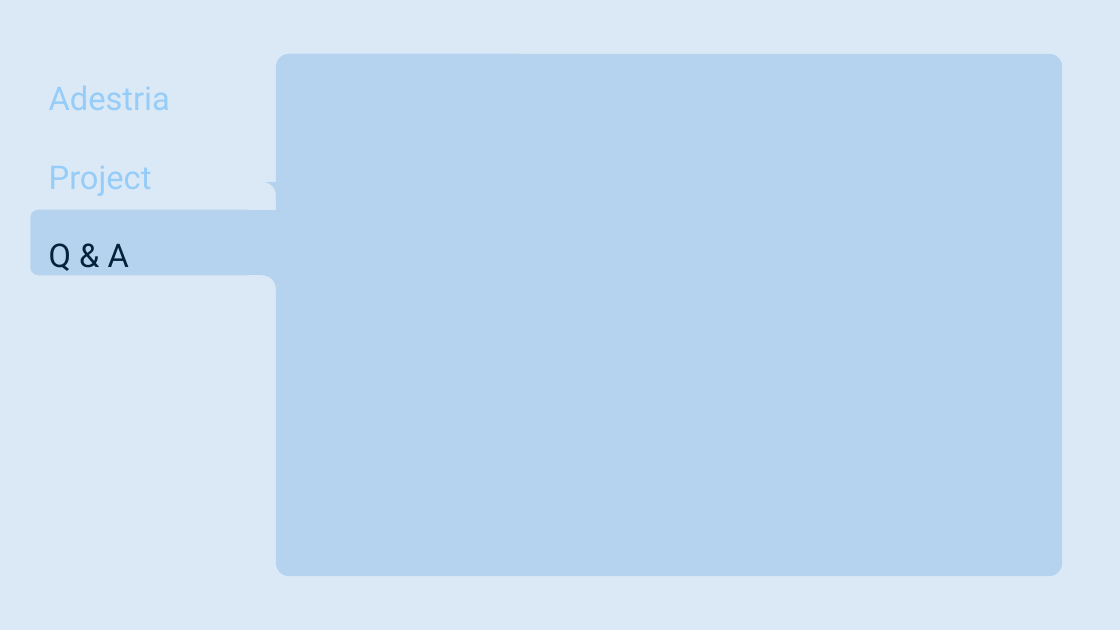
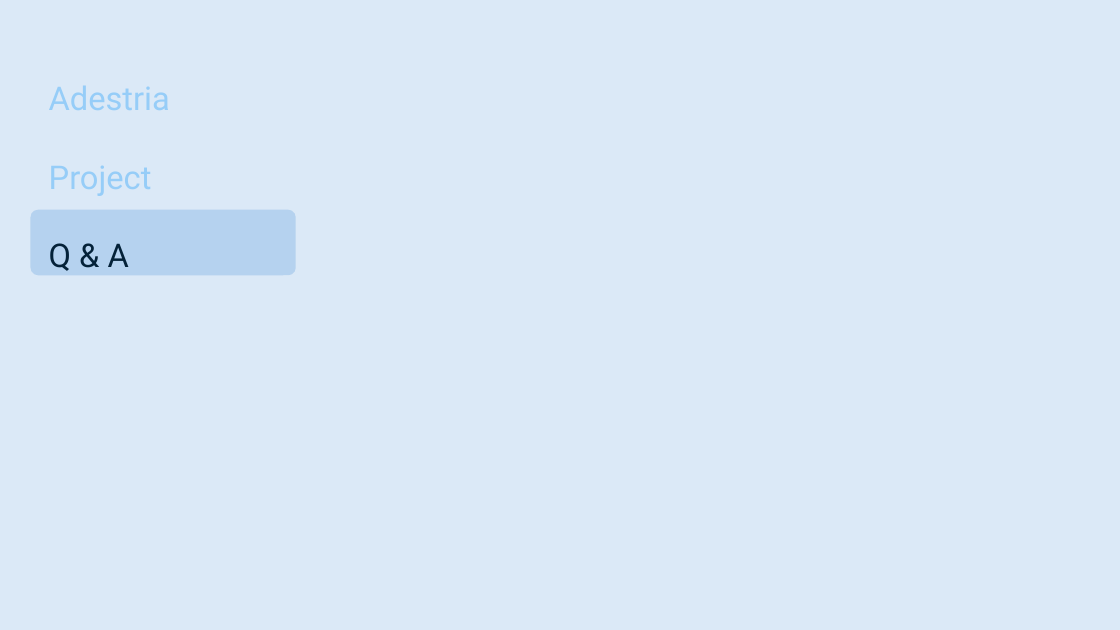
Before and after one commit to smutrux/prog1180, a slide deck: slide 15 of Deliverables/Presentation1.pptx (slide 14 before the commit). Drawn at 1120x630 pixels with LibreOffice and Linux fonts; fonts in the diff are those of the drawing. Boxes give left, top, right and bottom in pixels: in the first picture for what was removed or moved away, otherwise in the second. Text is boxed around its words. In the diff, an @@ line names an element or a change of style, - is before the commit and + after.

```diff
--- a/Deliverables/Presentation1.pptx
+++ b/Deliverables/Presentation1.pptx
@@ rounded rectangle removed at [276, 54, 1062, 576] @@
@@ group removed at [249, 182, 276, 303]: 2 rectangles, 2 ellipses @@
```
Also in this commit, not shown: 11 other slides changed, 1 slide added.
